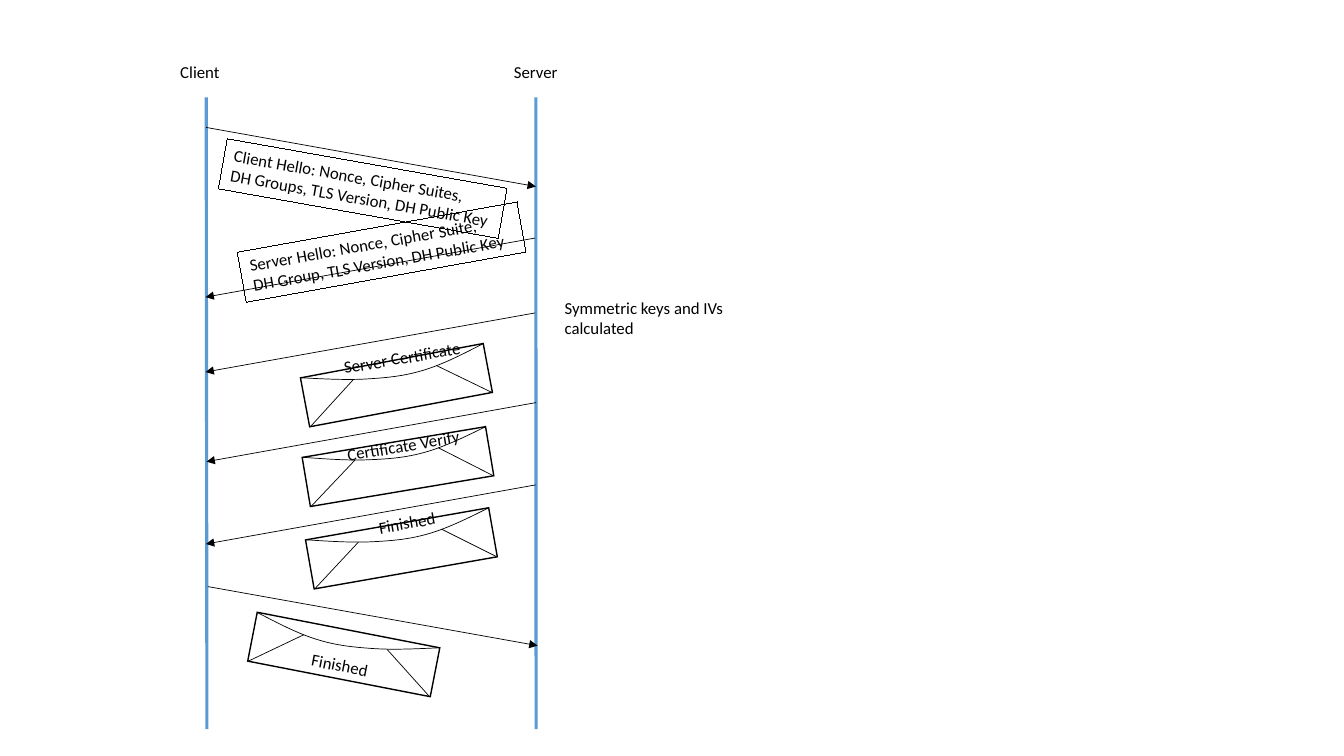
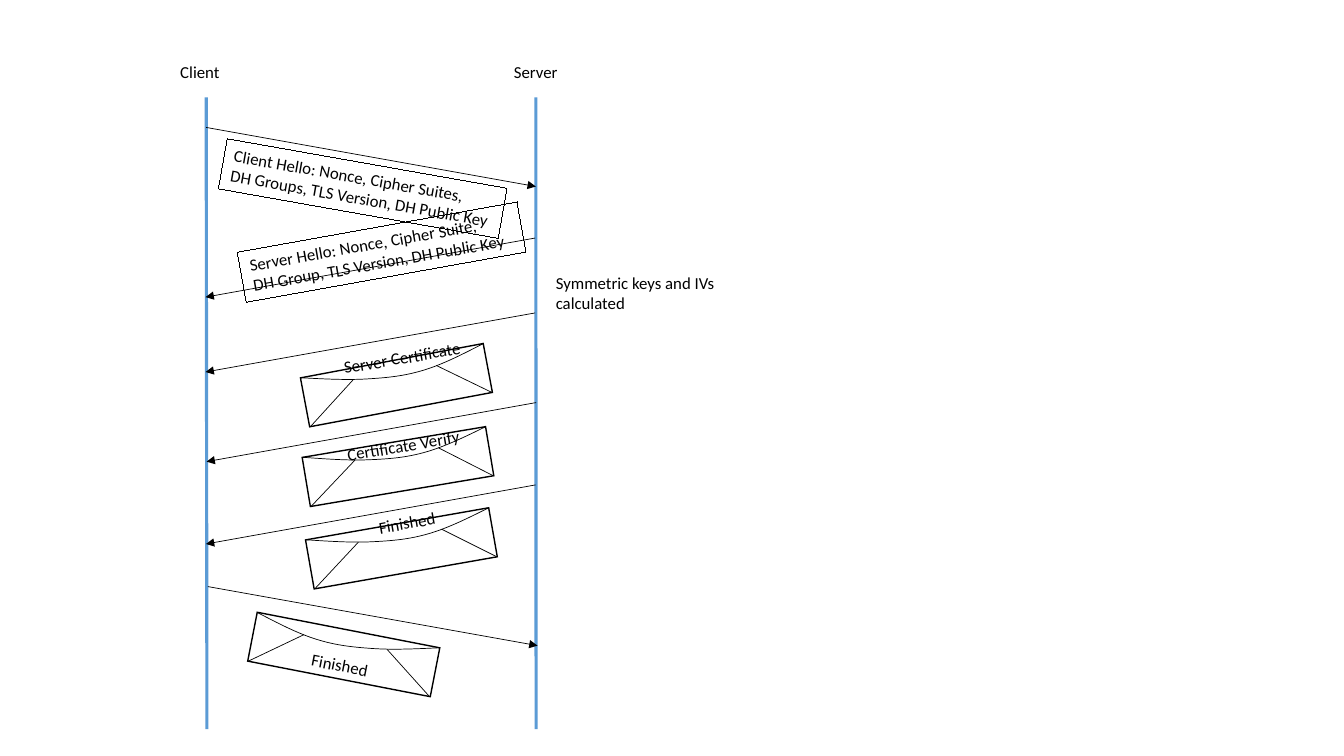
Before and after one commit to SystemsApproach/security, a slide deck: slide 2 of figures/SecurityFigs.pptx. Drawn at 1344x756 pixels with LibreOffice and Linux fonts; fonts in the diff are those of the drawing. Boxes give left, top, right and bottom in pixels: in the first picture for what was removed or moved away, otherwise in the second. Text is boxed around its words. In the diff, an @@ line names an element or a change of style, - is before the commit and + after.

```diff
--- a/figures/SecurityFigs.pptx
+++ b/figures/SecurityFigs.pptx
@@ text "Symmetric keys and IVs calculated": place and size @@
-text "Symmetric keys and IVs calculated" at (565,302,723,334)
+text "Symmetric keys and IVs calculated" at (556,277,715,309)
```
Also in this commit, not shown: 4 other files.
